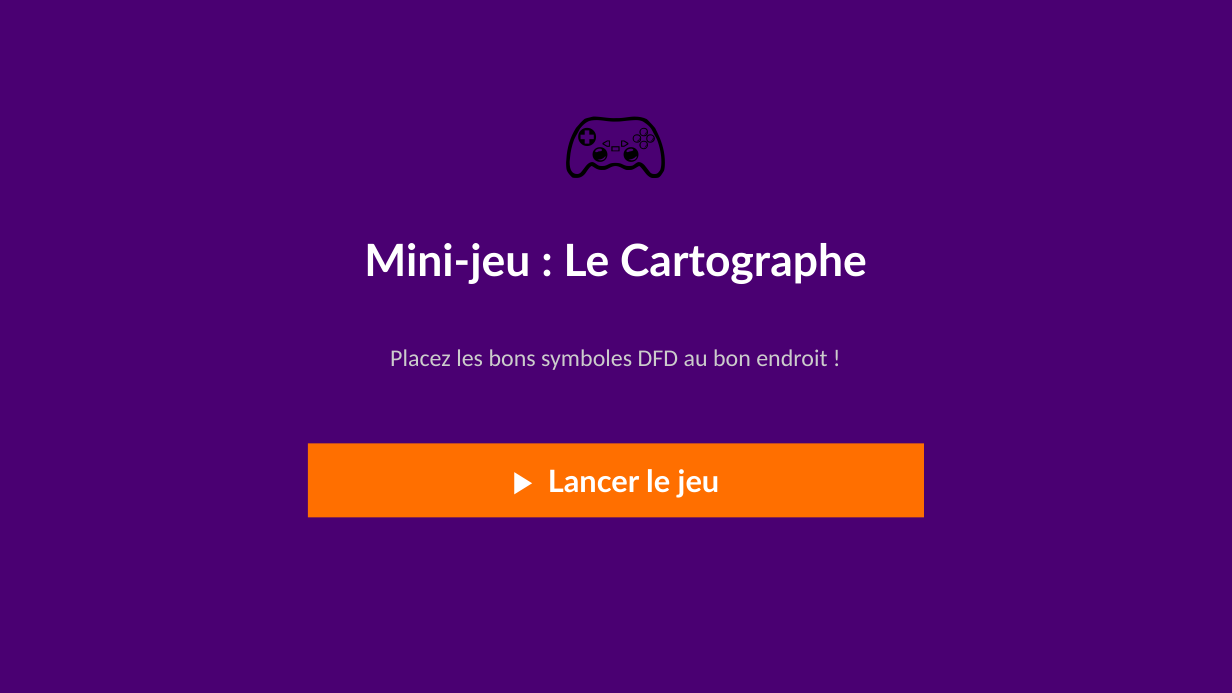
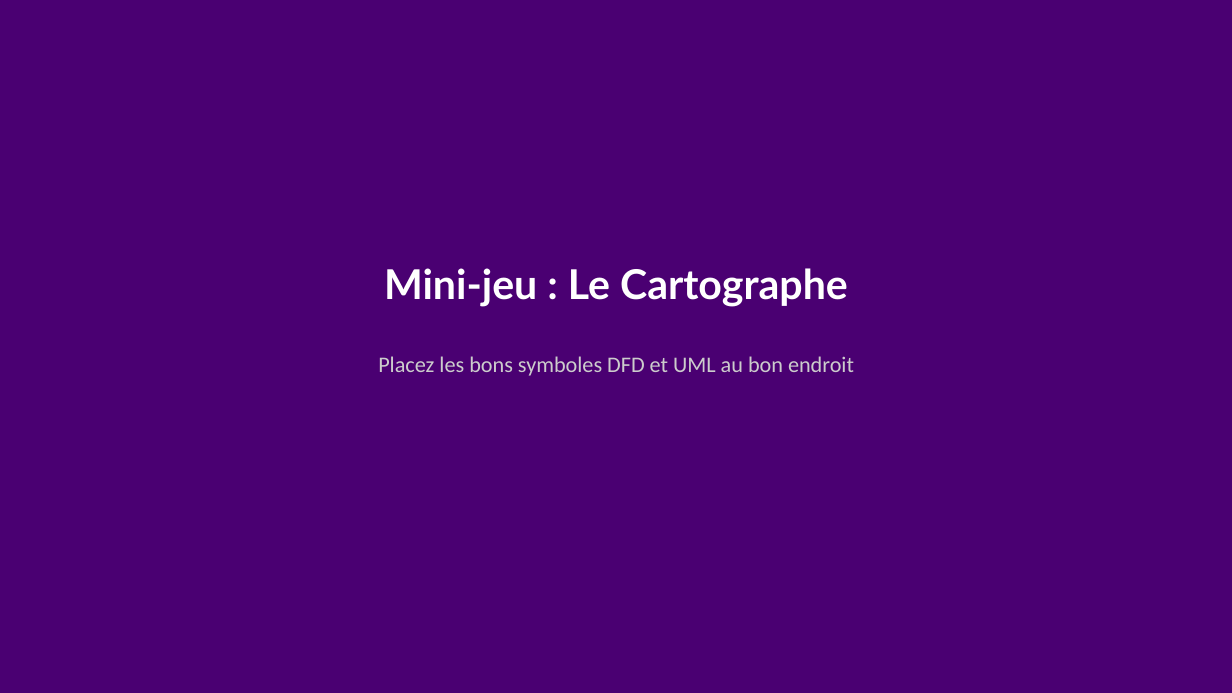
Before and after one commit to mbiTati/unit4_gamifie, a slide deck: slide 10 of pptx/Module19_Documentation_technique.pptx (slide 8 before the commit). Drawn at 1232x693 pixels with LibreOffice and Linux fonts; fonts in the diff are those of the drawing. Boxes give left, top, right and bottom in pixels: in the first picture for what was removed or moved away, otherwise in the second. Text is boxed around its words. In the diff, an @@ line names an element or a change of style, - is before the commit and + after.

```diff
--- a/pptx/Module19_Documentation_technique.pptx
+++ b/pptx/Module19_Documentation_technique.pptx
@@ text removed at (x1=517, y1=62, x2=715, y2=209) @@
-🎮
@@ text "Mini-jeu : Le Cartographe" moved from (x1=364, y1=243, x2=867, y2=284) to (x1=384, y1=268, x2=848, y2=307) @@
@@ text "Mini-jeu : Le Cartographe" at (x1=384, y1=268, x2=848, y2=307): size 26 to 24 pt @@
@@ text at (x1=378, y1=356, x2=854, y2=376): text changed; size 14 to 13 pt @@
-Placez les bons symboles DFD au bon endroit !
+Placez les bons symboles DFD et UML au bon endroit
@@ rectangle removed at (x1=308, y1=444, x2=924, y2=517) @@
@@ text removed at (x1=548, y1=469, x2=720, y2=498) @@
-▶ Lancer le jeu
```
Also in this commit, not shown: 6 other slides changed, 4 slides added, 2 slides removed.
